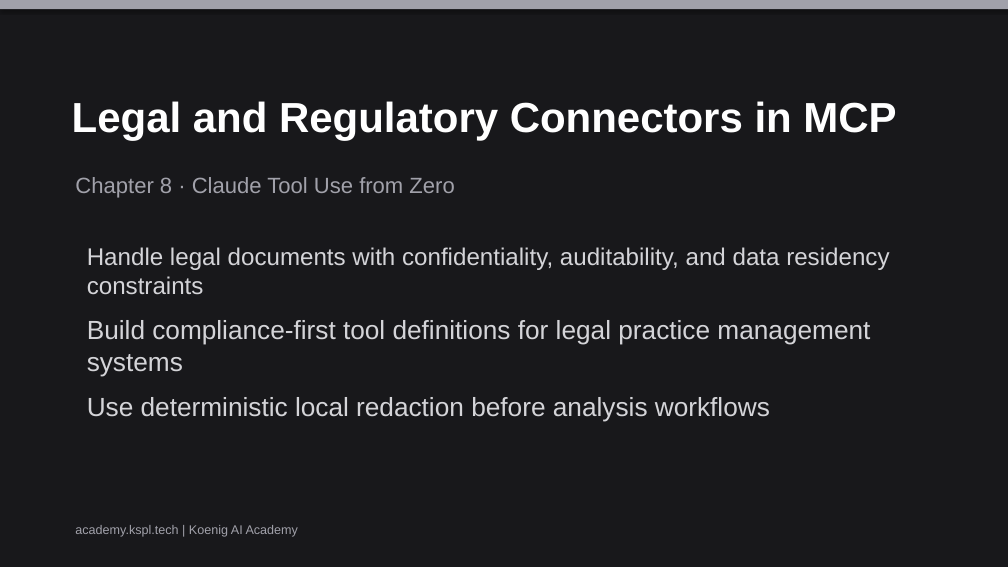
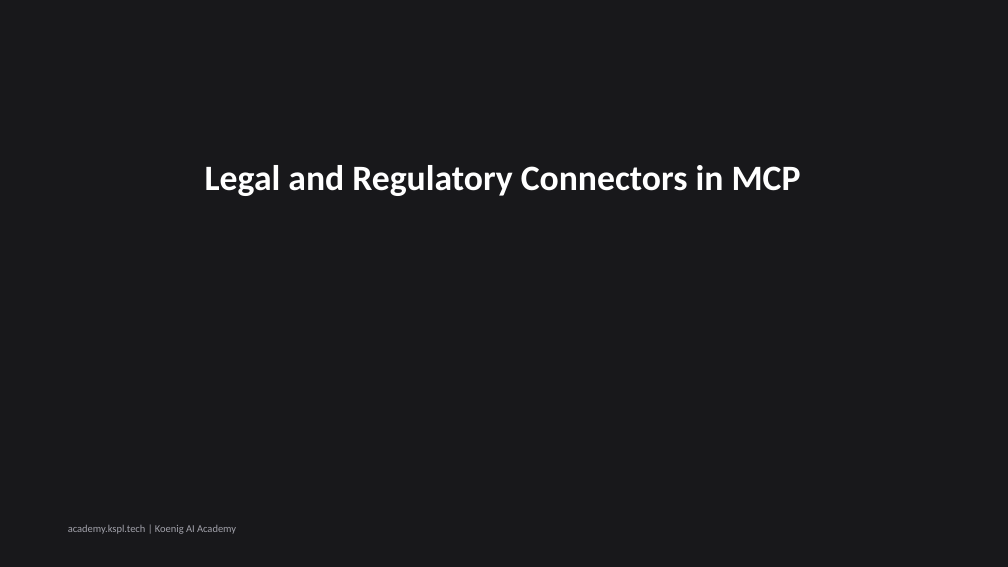
Before and after one commit to Koenig-Solutions-Private-Limited/koenig-ai-org, a slide deck: slide 1 of vault/courses/claude-tool-use-from-zero/ch08-slides.pptx. Drawn at 1008x567 pixels with LibreOffice and Linux fonts; fonts in the diff are those of the drawing. Boxes give left, top, right and bottom in pixels: in the first picture for what was removed or moved away, otherwise in the second. Text is boxed around its words. In the diff, an @@ line names an element or a change of style, - is before the commit and + after.

Commit message:
slides(claude-tool-use): refresh ch08 deck for G0 blockers

```diff
--- a/vault/courses/claude-tool-use-from-zero/ch08-slides.pptx
+++ b/vault/courses/claude-tool-use-from-zero/ch08-slides.pptx
@@ rectangle removed at <box>0,0,1008,9</box> @@
@@ text removed at <box>75,177,454,198</box> @@
-Chapter 8 · Claude Tool Use from Zero
@@ text "Legal and Regulatory Connectors in ...": place and size @@
-text "Legal and Regulatory Connectors in ..." at <box>72,101,896,141</box>
+text "Legal and Regulatory Connectors in ..." at <box>205,165,801,196</box>
@@ text "Legal and Regulatory Connectors in ..." at <box>205,165,801,196</box>: size 40 to 34 pt, font Arial to Calibri; alignment left to centre @@
@@ text removed at <box>87,247,889,422</box> @@
-Handle legal documents with confidentiality, auditability, and data residency constraints
-Build compliance-first tool definitions for legal practice management systems
-Use deterministic local redaction before analysis workflows
@@ text "academy.kspl.tech | Koenig AI Academy": place and size @@
-text "academy.kspl.tech | Koenig AI Academy" at <box>75,525,298,537</box>
+text "academy.kspl.tech | Koenig AI Academy" at <box>68,525,236,534</box>
@@ text "academy.kspl.tech | Koenig AI Academy" at <box>68,525,236,534</box>: size 12 to 10 pt, font Arial to Calibri @@
```
Also in this commit, not shown: 6 slides added, 6 slides removed, 1 other file.
